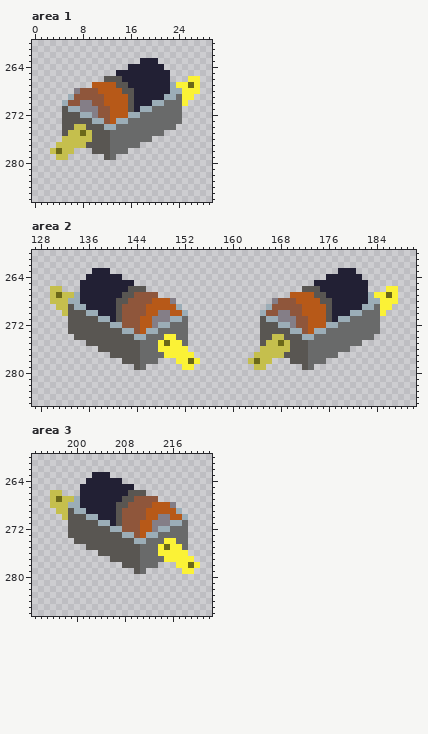
Pixel-art file, stored at electricoon/Graphics/tiles.aseprite. Above is the file before it was changed.
768x768 pixels, 1 frame. Colours within 5 levels of each other are drawn and written as one. Shown: area 1: x 0..29, y 260..286; area 2: x 127..190, y 260..285; area 3: x 193..222, y 260..286. The commit also changed other parts of the picture, which this record leaves out.
And afterwards:
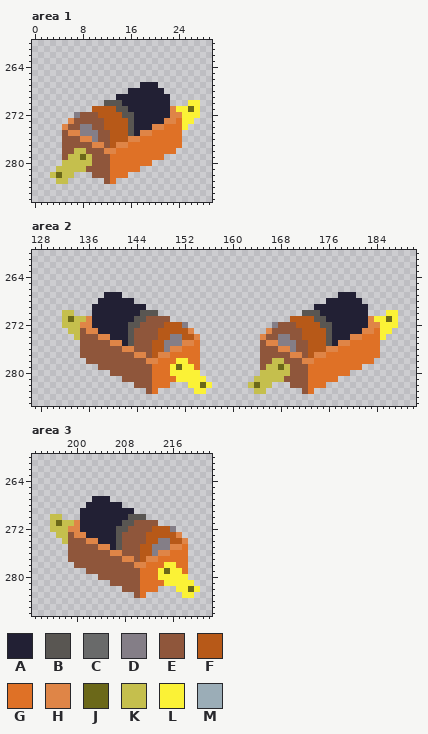
Palette (. is transparent): A #222034  B #595652  C #696a6a  D #847e87  E #8f563b  F #b75918  G #df7126  H #df8547  J #6b6819  K #c5bf4d  L #fbf236  M #9badb7
Diff:
Changed rows in their new state; - is an unchanged pixel.
Area 1, layer "Layer 2":
first column x 3:
263 ---------------...-------
264 -------------......------
265 -----------.........-----
266 ---------...........---..
267 -------........---.......
268 ----.........A-----......
269 ---........AAA-----A....-
270 --.......BBBAA---AAA...LL
271 --.....FFF-BBA-AAAAAHLLJL
272 --..DEEEFF--BBAAAAAAHHLLL
273 --.HEEEEEF-FFBAAAAAHHGLL-
274 --HEEDDEEFFFFBAAAHHGGGL--
275 --EHHDDDEEFFFBAHHGGGGG---
276 --EEEHHDEEFFFHHGGGGGGG---
277 -.EEEEEHHEFHHGGGGGGGGG---
278 ..EEKKEEEHHGGGGGGGGGG----
279 -.EKKJKEEEGGGGGGGGG------
280 --KKKKKEEEGGGGGGG--------
281 -KKKKKEEEEGGGGG----------
282 KJKK---EEEGGG------------
283 -KK------EG--------------
Area 2, layer "Layer 2":
first column x 130:
263 -------...--------------------------------------...-------
264 ------......----------------------------------......------
265 -----.........------------------------------.........-----
266 ..---...........--------------------------...........---..
267 .........---......----------------------........---.......
268 ........---AAA.......----------------.........A-----......
269 -......----AAAAA......--------------........AAA-----A....-
270 ---K...A---AAAABBB.....------------.......BBBAA---AAA...LL
271 --KJKKHAAA-AAABBEEEE...------------.....FFF-BBA-AAAAAHLLJL
272 --KKKHHAAAAAABBEEEEFFFD------------..DEEEFF--BBAAAAAAHHLLL
273 ---KKEHHAAAAAB-EEEFFFFFH-----------.HEEEEEF-FFBAAAAAHHGLL-
274 ----KEEEHHAAA-EEEEFFDDFFH----------HEEDDEEFFFFBAAAHHGGGL--
275 -----EEEEEHHA-EEEFFDDDHHG----------EHHDDDEEFFFBAHHGGGGG---
276 -----EEEEEEEHHEEEFFDHHGGG----------EEEHHDEEFFFHHGGGGGGG---
277 -----EEEEEEEEEHHEFHHGGGGG---------.EEEEEHHEFHHGGGGGGGGG---
278 ------EEEEEEEEEEHHGGG--GG--------..EEKKEEEHHGGGGGGGGGG----
279 --------EEEEEEEEEGGGLJ--G---------.EKKJKEEEGGGGGGGGG------
280 ----------EEEEEEEGGGLLLLL----------KKKKKEEEGGGGGGG--------
281 ------------EEEEEGGGGLLLLL--------KKKKKEEEEGGGGG----------
282 --------------EEEGGG---LLJL------KJKK---EEEGGG------------
283 ----------------EG------LL--------KK------EG--------------
Area 3, layer "Layer 2":
first column x 196:
263 -------...---------------
264 ------......-------------
265 -----.........-----------
266 ..---...........---------
267 .......---........-------
268 ......-----A.........----
269 -....A-----AAA........---
270 KK...AAA---AABBB.......--
271 KJKKHAAAAA-ABB-EEE.....--
272 KKKHHAAAAAABB--EEFFFD..--
273 -KKEHHAAAAA-EE-EFFFFFH.--
274 --KEEEHHAAA-EEEEFFDDFFH--
275 ---EEEEEHHA-EEEFFDDDHHG--
276 ---EEEEEEEHHEEEFFDHHGGG--
277 ---EEEEEEEEEHHEFHHGGGGG.-
278 ----EEEEEEEEEEHHGGGLLGG..
279 ------EEEEEEEEEGGGLJLLG.-
280 --------EEEEEEEGGGLLLLL--
281 ----------EEEEEGGGGLLLLL-
282 ------------EEEGGG---LLJL
283 --------------EG------LL-
Where, in picture pixels (left, top, right, bottom), the same in both pictures:
changed: (50, 58, 200, 184)
changed: (50, 268, 212, 394)
changed: (248, 268, 398, 394)
changed: (50, 472, 200, 598)
